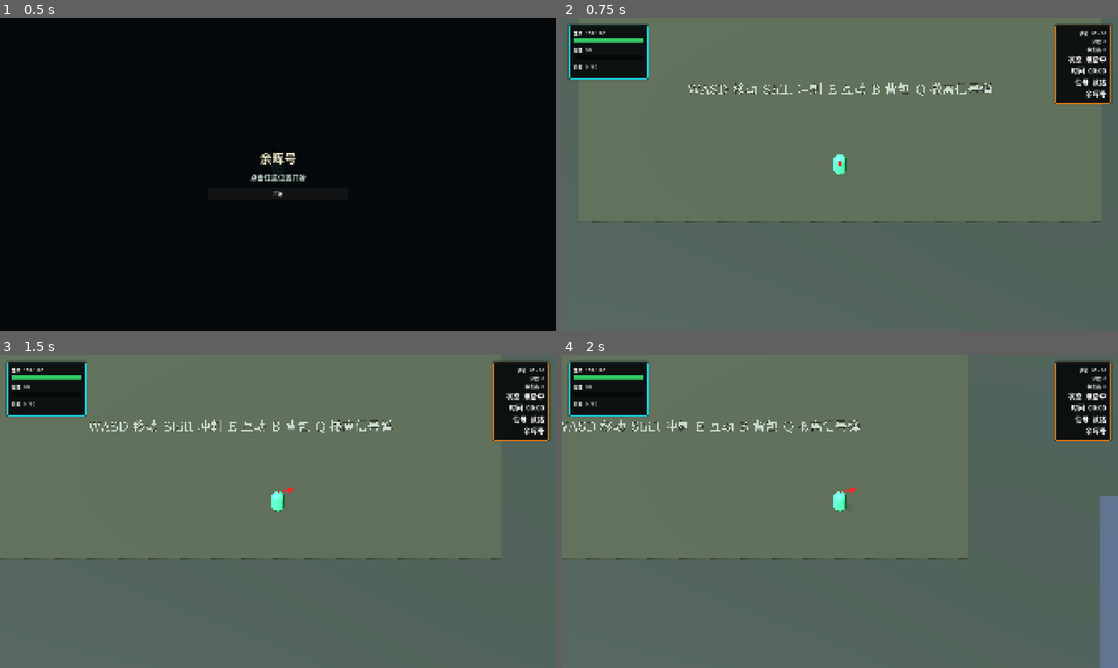
Above: before the commit, frames 1-4 (two rows, left to right).
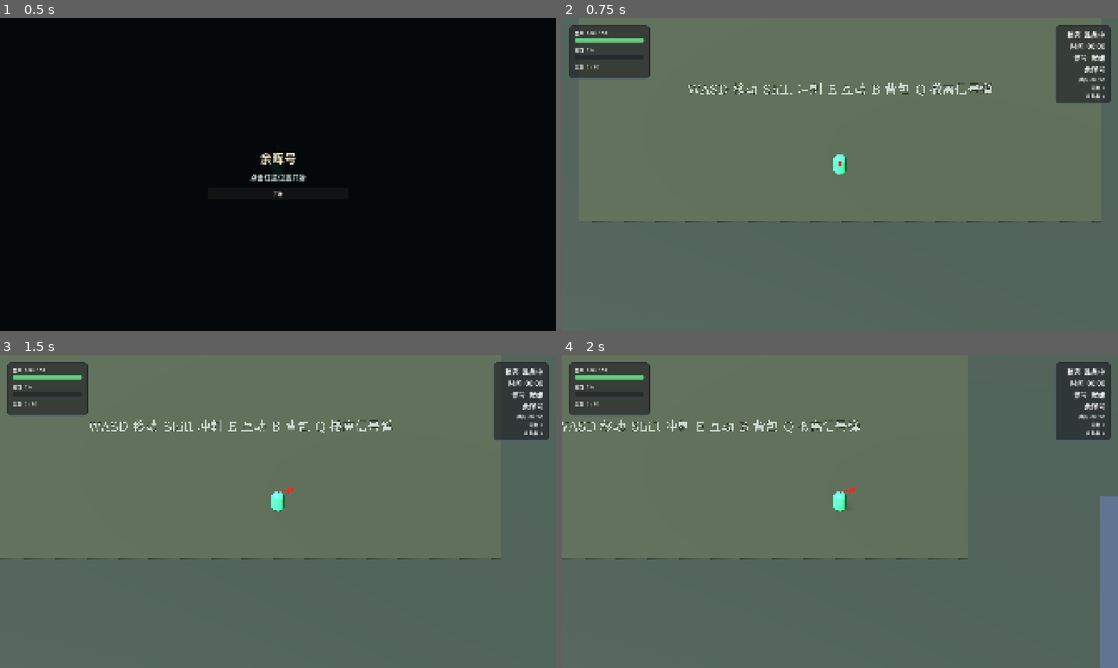
Above: after the commit, the same moments.

Repository: SampsonYW/12345
Game: Godot game, scene res://scenes/game_3d.tscn
The game is run twice, just before and just after one commit, with the same random seed, the same clock (stepped at 60 frames per second) and the same inputs.
Inputs (mouse positions are in pixels of both pictures, inside the frame that each line leads up to):
- Up to frame 1 (0.5 s): no input
- Up to frame 2 (0.75 s): click "开始" at 0.5 s
- Up to frame 3 (1.5 s): tap Enter at 1.25 s; move the mouse to (400, 495) at 1.27 s; hold D (move_right) from 1.28 s (still down); hold Shift (sprint) from 1.28 s (still down); click (400, 495) at 1.42 s
- Up to frame 4 (2 s): keep holding D (move_right); keep holding Shift (sprint); tap Space at 1.52 s

Frame 1 is identical in both runs. In frame 2, 5.0% of the frame differs, in the area x 1-99%, y 2-28%; in frame 3, 5.0%; in frame 4, 5.0%.

Commit message:
feat: add a dash cooldown time bar

Diff:
--- a/scenes/hud.tscn
+++ b/scenes/hud.tscn
@@ -1,6 +1,22 @@
-[gd_scene load_steps=2 format=3 uid="uid://bhud0000001"]
+[gd_scene load_steps=3 format=3 uid="uid://bhud0000001"]
 
 [ext_resource type="Script" path="res://scripts/ui/hud.gd" id="1_hud"]
+
+[sub_resource type="StyleBoxFlat" id="StyleBoxFlat_soft"]
+content_margin_left = 20.0
+content_margin_top = 16.0
+content_margin_right = 20.0
+content_margin_bottom = 16.0
+bg_color = Color(0.1, 0.1, 0.12, 0.6)
+border_width_left = 1
+border_width_top = 1
+border_width_right = 1
+border_width_bottom = 1
+border_color = Color(0.3, 0.4, 0.5, 0.2)
+corner_radius_top_left = 12
+corner_radius_top_right = 12
+corner_radius_bottom_right = 12
+corner_radius_bottom_left = 12
 
 [node name="HUD" type="Control"]
 layout_mode = 3
@@ -10,20 +26,26 @@
 mouse_filter = 2
 script = ExtResource("1_hud")
 
-[node name="TopLeft" type="VBoxContainer" parent="."]
-layout_mode = 1
-offset_left = 20.0
-offset_top = 20.0
-offset_right = 260.0
-offset_bottom = 200.0
-mouse_filter = 2
-
-[node name="HPLabel" type="Label" parent="TopLeft"]
+[node name="TopLeftPanel" type="PanelContainer" parent="."]
+layout_mode = 1
+offset_left = 24.0
+offset_top = 24.0
+offset_right = 264.0
+offset_bottom = 204.0
+mouse_filter = 2
+theme_override_styles/panel = SubResource("StyleBoxFlat_soft")
+
+[node name="TopLeft" type="VBoxContainer" parent="TopLeftPanel"]
+unique_name_in_owner = true
+layout_mode = 2
+mouse_filter = 2
+
+[node name="HPLabel" type="Label" parent="TopLeftPanel/TopLeft"]
 unique_name_in_owner = true
 layout_mode = 2
 text = "生命  100 / 100"
 
-[node name="HPBar" type="ProgressBar" parent="TopLeft"]
+[node name="HPBar" type="ProgressBar" parent="TopLeftPanel/TopLeft"]
 unique_name_in_owner = true
 custom_minimum_size = Vector2(240, 16)
 layout_mode = 2
@@ -31,17 +53,17 @@
 value = 100.0
 show_percentage = false
 
-[node name="Spacer1" type="Control" parent="TopLeft"]
+[node name="Spacer1" type="Control" parent="TopLeftPanel/TopLeft"]
 custom_minimum_size = Vector2(0, 6)
 layout_mode = 2
 mouse_filter = 2
 
-[node name="ErosionLabel" type="Label" parent="TopLeft"]
+[node name="ErosionLabel" type="Label" parent="TopLeftPanel/TopLeft"]
 unique_name_in_owner = true
 layout_mode = 2
 text = "侵蚀  0%"
 
-[node name="ErosionBar" type="ProgressBar" parent="TopLeft"]
+[node name="ErosionBar" type="ProgressBar" parent="TopLeftPanel/TopLeft"]
 unique_name_in_owner = true
 custom_minimum_size = Vector2(240, 16)
 layout_mode = 2
@@ -49,39 +71,96 @@
 value = 0.0
 show_percentage = false
 
-[node name="Spacer2" type="Control" parent="TopLeft"]
+[node name="Spacer2" type="Control" parent="TopLeftPanel/TopLeft"]
 custom_minimum_size = Vector2(0, 6)
 layout_mode = 2
 mouse_filter = 2
 
-[node name="WeightLabel" type="Label" parent="TopLeft"]
+[node name="WeightLabel" type="Label" parent="TopLeftPanel/TopLeft"]
 unique_name_in_owner = true
 layout_mode = 2
 text = "负重  0 / 50"
 
-[node name="TopRight" type="VBoxContainer" parent="."]
-layout_mode = 1
+[node name="ZoneSpacer" type="Control" parent="TopLeftPanel/TopLeft"]
+custom_minimum_size = Vector2(0, 10)
+layout_mode = 2
+mouse_filter = 2
+
+[node name="ZoneInfo" type="VBoxContainer" parent="TopLeftPanel/TopLeft"]
+unique_name_in_owner = true
+visible = false
+layout_mode = 2
+mouse_filter = 2
+
+[node name="ZoneNameLabel" type="Label" parent="TopLeftPanel/TopLeft/ZoneInfo"]
+unique_name_in_owner = true
+layout_mode = 2
+theme_override_font_sizes/font_size = 24
+
+[node name="ZoneRiskLabel" type="Label" parent="TopLeftPanel/TopLeft/ZoneInfo"]
+unique_name_in_owner = true
+layout_mode = 2
+theme_override_font_sizes/font_size = 20
+
+[node name="TopRightPanel" type="PanelContainer" parent="."]
+layout_mode = 1
+anchors_preset = 1
 anchor_left = 1.0
 anchor_right = 1.0
-offset_left = -260.0
-offset_top = 20.0
-offset_right = -20.0
-offset_bottom = 160.0
-mouse_filter = 2
-
-[node name="AmmoLabel" type="Label" parent="TopRight"]
+offset_left = -216.0
+offset_top = 24.0
+offset_right = -24.0
+offset_bottom = 200.0
+grow_horizontal = 0
+mouse_filter = 2
+theme_override_styles/panel = SubResource("StyleBoxFlat_soft")
+
+[node name="TopRight" type="VBoxContainer" parent="TopRightPanel"]
+unique_name_in_owner = true
+layout_mode = 2
+mouse_filter = 2
+
+[node name="StateLabel" type="Label" parent="TopRightPanel/TopRight"]
+unique_name_in_owner = true
+layout_mode = 2
+text = "状态  准备中"
+horizontal_alignment = 2
+theme_override_font_sizes/font_size = 24
+
+[node name="TimeLabel" type="Label" parent="TopRightPanel/TopRight"]
+unique_name_in_owner = true
+layout_mode = 2
+text = "时间  00:00"
+horizontal_alignment = 2
+theme_override_font_sizes/font_size = 24
+
+[node name="SignalLabel" type="Label" parent="TopRightPanel/TopRight"]
+unique_name_in_owner = true
+layout_mode = 2
+text = "信号  就绪"
+horizontal_alignment = 2
+theme_override_font_sizes/font_size = 24
+
+[node name="RiskLabel" type="Label" parent="TopRightPanel/TopRight"]
+unique_name_in_owner = true
+layout_mode = 2
+text = "风险  标题"
+horizontal_alignment = 2
+theme_override_font_sizes/font_size = 24
+
+[node name="AmmoLabel" type="Label" parent="TopRightPanel/TopRight"]
 unique_name_in_owner = true
 layout_mode = 2
 text = "弹药  60 / 60"
 horizontal_alignment = 2
 
-[node name="ScoreLabel" type="Label" parent="TopRight"]
+[node name="ScoreLabel" type="Label" parent="TopRightPanel/TopRight"]
 unique_name_in_owner = true
 layout_mode = 2
 text = "分数  0"
 horizontal_alignment = 2
 
-[node name="CollectibleLabel" type="Label" parent="TopRight"]
+[node name="CollectibleLabel" type="Label" parent="TopRightPanel/TopRight"]
 unique_name_in_owner = true
 layout_mode = 2
 text = "收集品  0"
--- a/scripts/player/player_3d.gd
+++ b/scripts/player/player_3d.gd
@@ -66,6 +66,16 @@
 	if sprint_cooldown <= 0.0:
 		return 0.0
 	return clampf(_cooldown_timer / sprint_cooldown, 0.0, 1.0)
+
+
+func is_sprinting() -> bool:
+	return _is_sprinting
+
+
+func get_sprint_duration_ratio() -> float:
+	if sprint_duration <= 0.0:
+		return 0.0
+	return clampf(_sprint_timer / sprint_duration, 0.0, 1.0)
 
 
 func is_input_locked() -> bool:
--- a/scripts/ui/hud.gd
+++ b/scripts/ui/hud.gd
@@ -3,9 +3,12 @@
 # [AI-ASSISTED] 2026-05-22 — Applied Cyber-Tactical aesthetic overhaul
 extends Control
 
-const EMPTY_SLOT_COLOR := Color(0.04, 0.05, 0.06, 0.72)
-const SLOT_BORDER_COLOR := Color(0.1, 0.3, 0.4, 0.5)
-const ACCENT_COLOR := Color(0.1, 0.85, 0.9, 1.0)
+const EMPTY_SLOT_COLOR := Color(0.1, 0.1, 0.12, 0.6)
+const SLOT_BORDER_COLOR := Color(0.3, 0.4, 0.5, 0.3)
+const ACCENT_COLOR := Color(0.4, 0.7, 0.9, 1.0)
+const SPRINT_COLOR_READY := Color(0.4, 0.7, 0.9, 1.0)
+const SPRINT_COLOR_ACTIVE := Color(0.9, 0.9, 0.95, 1.0)
+const SPRINT_COLOR_COOLDOWN := Color(0.4, 0.5, 0.6, 1.0)
 const START_KEYS := [KEY_ENTER, KEY_KP_ENTER, KEY_SPACE]
 const ItemDataResource := preload("res://scripts/items/item_data.gd")
 const ITEM_RELIC := preload("res://resources/items/relic_small.tres")
@@ -41,12 +44,13 @@
 var _player_shooting: Node = null
 var _inventory: Node = null
 var _extraction: Node = null
+var _player: Node = null
 var _blocked_hide_timer: float = 0.0
 var _slot_panels: Array[Panel] = []
 
-var _state_label: Label = null
-var _time_label: Label = null
-var _signal_label: Label = null
+@onready var _state_label: Label = %StateLabel
+@onready var _time_label: Label = %TimeLabel
+@onready var _signal_label: Label = %SignalLabel
 var _main_overlay: Control = null
 var _main_prompt_label: Label = null
 var _main_summary_label: Label = null
@@ -54,10 +58,10 @@
 var _result_title_label: Label = null
 var _result_stats_label: Label = null
 var _prompt_label: Label = null
-var _risk_label: Label = null
-var _zone_name_label: Label = null
-var _zone_risk_label: Label = null
-var _zone_container: VBoxContainer = null
+@onready var _risk_label: Label = %RiskLabel
+@onready var _zone_name_label: Label = %ZoneNameLabel
+@onready var _zone_risk_label: Label = %ZoneRiskLabel
+@onready var _zone_container: VBoxContainer = %ZoneInfo
 var _backpack_overlay: Control = null
 var _storage_overlay: Control = null
 var _search_overlay: Control = null
@@ -70,6 +74,10 @@
 var _hold_progress_container: Control = null
 var _hold_progress_fill: ColorRect = null
 var _hold_progress_label: Label = null
+var _sprint_container: Control = null
+var _sprint_bar: ProgressBar = null
+var _sprint_label: Label = null
+var _sprint_status_label: Label = null
 var _spawn_manager: Node = null
 var _alert_indicators: Array[Dictionary] = []  # [{screen_pos, opacity, direction}]
 var _spawn_pulses: Array[Dictionary] = []  # [{screen_pos, remaining, max_time, direction}]
@@ -91,8 +99,8 @@
 	"残响碎片": ITEM_RELIC,
 }
 
-@onready var top_left: VBoxContainer = $TopLeft
-@onready var top_right: VBoxContainer = $TopRight
+@onready var top_left: VBoxContainer = %TopLeft
+@onready var top_right: VBoxContainer = %TopRight
 @onready var hp_bar: ProgressBar = %HPBar
 @onready var hp_label: Label = %HPLabel
 @onready var erosion_bar: ProgressBar = %ErosionBar
@@ -108,8 +116,8 @@
 func _ready() -> void:
 	blocked_label.visible = false
 	slots_container.visible = false
-	_build_status_labels()
 	_build_minimap()
+	_build_sprint_ui()
 	_build_slot_panels()
 	_build_prompt_labels()
 	_build_main_overlay()
@@ -126,7 +134,7 @@
 	_on_state_changed(GameManager.current_state)
 	_update_time_label()
 	_update_signal_label()
-	_apply_cyber_tactical_theme()
+	_apply_soft_ui_theme()
 	call_deferred("_restore_launch_screen")
 
 
@@ -143,6 +151,7 @@
 	_process_container_search(delta)
 	_update_time_label()
 	_update_signal_label()
+	_update_sprint_ui()
 	_update_alert_indicators(delta)
 	_update_spawn_pulses(delta)
 	queue_redraw()
@@ -192,91 +201,32 @@
 		viewport.set_input_as_handled()
 
 
-func _apply_cyber_tactical_theme() -> void:
-	# Create backing panels for TopLeft and TopRight
-	var tl_panel := PanelContainer.new()
-	tl_panel.mouse_filter = Control.MOUSE_FILTER_IGNORE
-	tl_panel.set_anchors_preset(Control.PRESET_TOP_LEFT)
-	tl_panel.offset_left = 24
-	tl_panel.offset_top = 24
-	var tl_style := _make_panel_style(Color(0.03, 0.04, 0.05, 0.85))
-	tl_style.border_width_left = 3
-	tl_style.border_color = ACCENT_COLOR
-	tl_panel.add_theme_stylebox_override("panel", tl_style)
-	remove_child(top_left)
-	add_child(tl_panel)
-	tl_panel.add_child(top_left)
-
-	var tr_panel := PanelContainer.new()
-	tr_panel.mouse_filter = Control.MOUSE_FILTER_IGNORE
-	tr_panel.set_anchors_preset(Control.PRESET_TOP_RIGHT)
-	tr_panel.grow_horizontal = Control.GROW_DIRECTION_BEGIN
-	tr_panel.offset_right = -24
-	tr_panel.offset_top = 24
-	var tr_style := _make_panel_style(Color(0.03, 0.04, 0.05, 0.85))
-	tr_style.border_width_right = 3
-	tr_style.border_color = Color(0.9, 0.5, 0.1, 0.8) # Orange accent for info
-	tr_panel.add_theme_stylebox_override("panel", tr_style)
-	remove_child(top_right)
-	top_right.custom_minimum_size = Vector2(160, 0)
-	add_child(tr_panel)
-	tr_panel.add_child(top_right)
+func _apply_soft_ui_theme() -> void:
 
 	# Style ProgressBars
-	_style_progress_bar(hp_bar, Color(0.2, 0.8, 0.4, 1.0))
-	_style_progress_bar(erosion_bar, Color(0.8, 0.3, 0.8, 1.0))
+	_style_progress_bar(hp_bar, Color(0.4, 0.8, 0.5, 1.0))
+	_style_progress_bar(erosion_bar, Color(0.7, 0.5, 0.8, 1.0))
 
 	# Clean up Labels with subtle shadow
 	for child in top_left.get_children() + top_right.get_children():
 		if child is Label:
-			child.add_theme_color_override("font_shadow_color", Color(0, 0, 0, 0.6))
+			child.add_theme_color_override("font_shadow_color", Color(0, 0, 0, 0.3))
 			child.add_theme_constant_override("shadow_offset_x", 1)
 			child.add_theme_constant_override("shadow_offset_y", 1)
 
 
 func _style_progress_bar(bar: ProgressBar, fill_color: Color) -> void:
 	var bg := StyleBoxFlat.new()
-	bg.bg_color = Color(0.0, 0.0, 0.0, 0.5)
-	bg.set_corner_radius_all(2)
+	bg.bg_color = Color(0.1, 0.1, 0.12, 0.5)
+	bg.set_corner_radius_all(6)
 	bar.add_theme_stylebox_override("background", bg)
 	var fg := StyleBoxFlat.new()
 	fg.bg_color = fill_color
-	fg.set_corner_radius_all(2)
+	fg.set_corner_radius_all(6)
 	bar.add_theme_stylebox_override("fill", fg)
 
 
-func _build_status_labels() -> void:
-	_state_label = _make_status_label("状态  准备中")
-	_time_label = _make_status_label("时间  00:00")
-	_signal_label = _make_status_label("信号  就绪")
-	_risk_label = _make_status_label("风险  标题")
-	top_right.add_child(_state_label)
-	top_right.add_child(_time_label)
-	top_right.add_child(_signal_label)
-	top_right.add_child(_risk_label)
-
-	# Zone info panel (top-left, below existing stats)
-	var zone_spacer := Control.new()
-	zone_spacer.custom_minimum_size = Vector2(0, 10)
-	zone_spacer.name = "ZoneSpacer"
-	top_left.add_child(zone_spacer)
-
-	_zone_container = VBoxContainer.new()
-	_zone_container.name = "ZoneInfo"
-	_zone_container.visible = false
-	top_left.add_child(_zone_container)
-
-	_zone_name_label = Label.new()
-	_zone_name_label.name = "ZoneNameLabel"
-	_zone_name_label.text = ""
-	_zone_name_label.add_theme_font_size_override("font_size", 24)
-	_zone_container.add_child(_zone_name_label)
-
-	_zone_risk_label = Label.new()
-	_zone_risk_label.name = "ZoneRiskLabel"
-	_zone_risk_label.text = ""
-	_zone_risk_label.add_theme_font_size_override("font_size", 20)
-	_zone_container.add_child(_zone_risk_label)
+
 
 
 func _build_prompt_labels() -> void:
@@ -316,6 +266,69 @@
 	add_child(_minimap)
 
 
+func _build_sprint_ui() -> void:
+	_sprint_container = VBoxContainer.new()
+	_sprint_container.name = "SprintUI"
+	_sprint_container.set_anchors_preset(Control.PRESET_BOTTOM_LEFT)
+	_sprint_container.anchor_left = 0.0
+	_sprint_container.anchor_top = 1.0
+	_sprint_container.anchor_right = 0.0
+	_sprint_container.anchor_bottom = 1.0
+	_sprint_container.offset_left = 24.0
+	_sprint_container.offset_top = -210.0
+	_sprint_container.offset_right = 264.0
+	_sprint_container.offset_bottom = -160.0
+	_sprint_container.mouse_filter = Control.MOUSE_FILTER_IGNORE
+	_sprint_container.visible = false
+	_sprint_container.add_theme_constant_override("separation", 6)
+	add_child(_sprint_container)
+
+	var header := HBoxContainer.new()
+	header.mouse_filter = Control.MOUSE_FILTER_IGNORE
+	_sprint_container.add_child(header)
+
+	_sprint_label = Label.new()
+	_sprint_label.name = "SprintLabel"
+	_sprint_label.text = "冲刺 [Shift]"
+	_sprint_label.add_theme_font_size_override("font_size", 16)
+	_sprint_label.add_theme_color_override("font_color", Color(0.8, 0.85, 0.9, 1.0))
+	_sprint_label.add_theme_color_override("font_shadow_color", Color(0, 0, 0, 0.3))
+	_sprint_label.add_theme_constant_override("shadow_offset_x", 1)
+	_sprint_label.add_theme_constant_override("shadow_offset_y", 1)
+	header.add_child(_sprint_label)
+
+	var spacer := Control.new()
+	spacer.size_flags_horizontal = Control.SIZE_EXPAND_FILL
+	header.add_child(spacer)
+
+	_sprint_status_label = Label.new()
+	_sprint_status_label.name = "SprintStatus"
+	_sprint_status_label.text = "就绪"
+	_sprint_status_label.add_theme_font_size_override("font_size", 14)
+	_sprint_status_label.add_theme_color_override("font_color", SPRINT_COLOR_READY)
+	header.add_child(_sprint_status_label)
+
+	_sprint_bar = ProgressBar.new()
+	_sprint_bar.name = "SprintBar"
+	_sprint_bar.custom_minimum_size = Vector2(240, 10)
+	_sprint_bar.max_value = 100.0
+	_sprint_bar.value = 100.0
+	_sprint_bar.show_percentage = false
+
+	var bg := StyleBoxFlat.new()
+	bg.bg_color = Color(0.1, 0.1, 0.12, 0.6)
+	bg.set_corner_radius_all(6)
+	_sprint_bar.add_theme_stylebox_override("background", bg)
+
+	var fg := StyleBoxFlat.new()
+	fg.bg_color = SPRINT_COLOR_READY
+	fg.set_corner_radius_all(6)
+	fg.shadow_color = SPRINT_COLOR_READY * Color(1.0, 1.0, 1.0, 0.2)
+	fg.shadow_size = 6
+	_sprint_bar.add_theme_stylebox_override("fill", fg)
+	_sprint_container.add_child(_sprint_bar)
+
+
 func _build_hold_progress() -> void:
 	# Container: centered bottom, above PromptLabel
 	_hold_progress_container = Control.new()
@@ -505,18 +518,14 @@
 	content.add_child(button)
 
 
-func _make_status_label(text: String) -> Label:
-	var label := Label.new()
-	label.text = text
-	label.horizontal_alignment = HORIZONTAL_ALIGNMENT_RIGHT
-	label.add_theme_font_size_override("font_size", 24)
-	return label
+
 
 
 func _bind_player_refs() -> void:
 	var player: Node = get_tree().get_first_node_in_group("player")
 	if player == null:
 		return
+	_player = player
 	if _player_health == null:
 		_player_health = player.get_node_or_null("PlayerHealth")
 		if _player_health != null:
@@ -1250,9 +1259,9 @@
 func _make_panel_style(bg_color: Color) -> StyleBoxFlat:
 	var style := StyleBoxFlat.new()
 	style.bg_color = bg_color
-	style.border_color = Color(0.1, 0.4, 0.5, 0.6)
+	style.border_color = Color(0.3, 0.4, 0.5, 0.2)
 	style.set_border_width_all(1)
-	style.set_corner_radius_all(4)
+	style.set_corner_radius_all(12)
 	style.content_margin_left = 16.0
 	style.content_margin_right = 16.0
 	style.content_margin_top = 16.0
@@ -1491,18 +1500,24 @@
 			_zone_container.visible = false
 		if _minimap != null:
 			_minimap.visible = false
+		if _sprint_container != null:
+			_sprint_container.visible = false
 	elif location == GameManager.Location.AFTERGLOW:
 		set_risk_label_text("余晖号")
 		if _zone_container != null:
 			_zone_container.visible = false
 		if _minimap != null:
 			_minimap.visible = false
+		if _sprint_container != null:
+			_sprint_container.visible = false
 	elif location == GameManager.Location.EXPEDITION:
 		set_risk_label_text("风险  低风险")
 		if _zone_container != null:
 			_zone_container.visible = true
 		if _minimap != null:
 			_minimap.visible = true
+		if _sprint_container != null:
+			_sprint_container.visible = true
 
 
 func _update_time_label() -> void:
@@ -1524,6 +1539,49 @@
 		_signal_label.text = "信号  %s" % _extraction.get_status_text()
 	else:
 		_signal_label.text = "信号  已发射"
+
+
+func _update_sprint_ui() -> void:
+	if _sprint_bar == null or _sprint_status_label == null:
+		return
+	if _player == null or not is_instance_valid(_player):
+		_player = get_tree().get_first_node_in_group("player")
+	if _player == null:
+		return
+	if not _player.has_method("is_sprinting") or not _player.has_method("get_sprint_cooldown_ratio"):
+		return
+
+	var is_sprinting: bool = _player.is_sprinting()
+	var cooldown_ratio: float = _player.get_sprint_cooldown_ratio()
+	var duration_ratio: float = 0.0
+	if _player.has_method("get_sprint_duration_ratio"):
+		duration_ratio = _player.get_sprint_duration_ratio()
+
+	var fg := _sprint_bar.get_theme_stylebox("fill") as StyleBoxFlat
+	if fg == null:
+		fg = StyleBoxFlat.new()
+		fg.set_corner_radius_all(6)
+		_sprint_bar.add_theme_stylebox_override("fill", fg)
+
+	if is_sprinting:
+		_sprint_bar.value = duration_ratio * 100.0
+		_sprint_status_label.text = "激活"
+		_sprint_status_label.add_theme_color_override("font_color", SPRINT_COLOR_ACTIVE)
+		fg.bg_color = SPRINT_COLOR_ACTIVE
+		fg.shadow_color = SPRINT_COLOR_ACTIVE * Color(1.0, 1.0, 1.0, 0.2)
+	elif cooldown_ratio > 0.0:
+		var fill_ratio := 1.0 - cooldown_ratio
+		_sprint_bar.value = fill_ratio * 100.0
+		_sprint_status_label.text = "恢复中 %d%%" % int(round(fill_ratio * 100.0))
+		_sprint_status_label.add_theme_color_override("font_color", SPRINT_COLOR_COOLDOWN)
+		fg.bg_color = SPRINT_COLOR_COOLDOWN
+		fg.shadow_color = Color(0, 0, 0, 0)
+	else:
+		_sprint_bar.value = 100.0
+		_sprint_status_label.text = "就绪"
+		_sprint_status_label.add_theme_color_override("font_color", SPRINT_COLOR_READY)
+		fg.bg_color = SPRINT_COLOR_READY
+		fg.shadow_color = SPRINT_COLOR_READY * Color(1.0, 1.0, 1.0, 0.2)
 
 
 func _update_end_flow(state: int) -> void:
